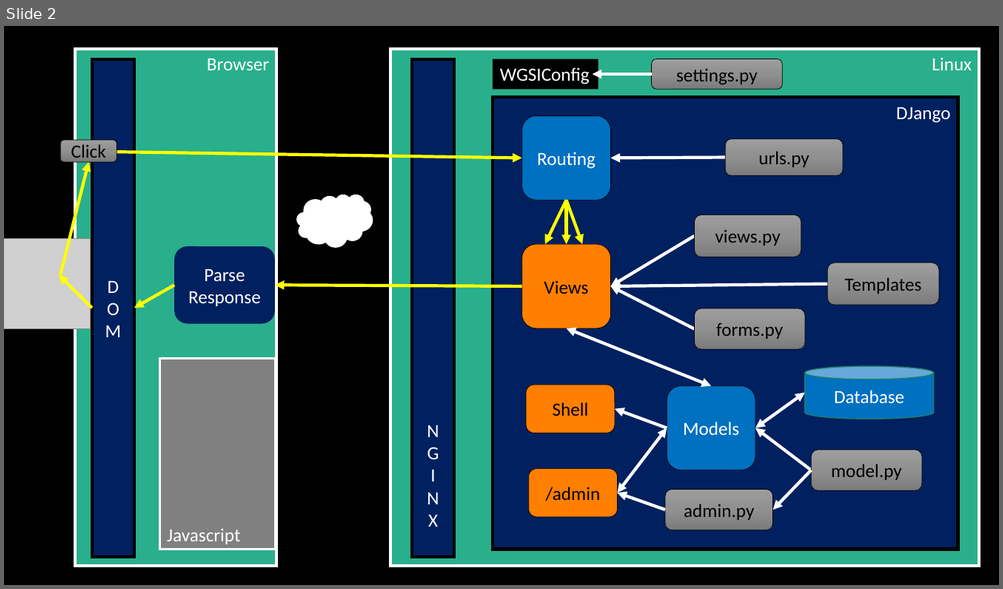
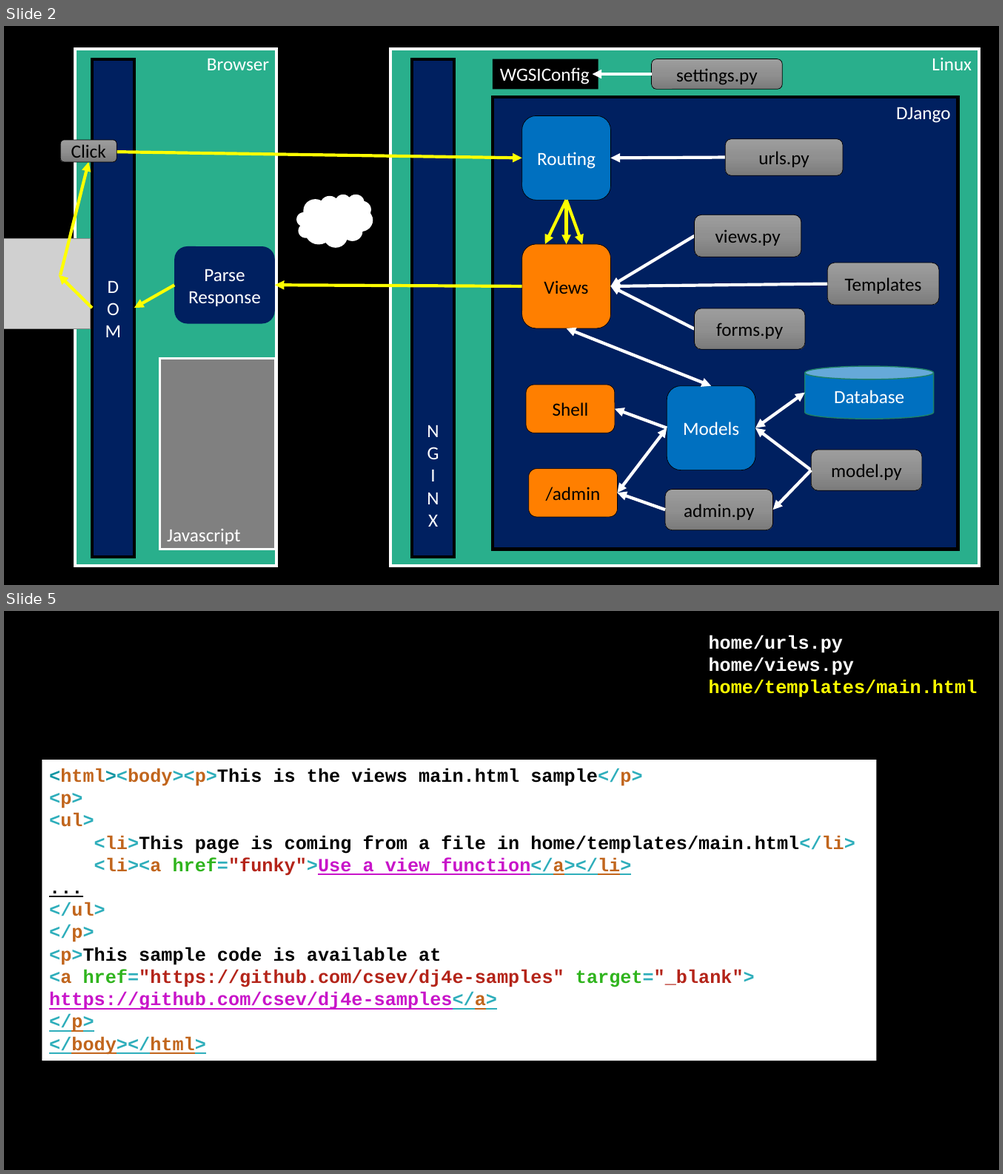
Before and after one commit to csev/dj4e, a slide deck: lectures/DJ-05-Views-Templates.pptx. Shown one above the other, each under a label of ours: slide 2 before the commit, slides 2 and 5 after it; the slides between them are not shown. The pictures are 1003x589 and 1003x1174 pixels, drawn with LibreOffice and Linux fonts; fonts in the diff are those of the drawing; grey boxes stand for pictures; background and template pictures are left out. Boxes give left, top, right and bottom in pixels: in the first picture for what was removed or moved away, otherwise in the second. Text is boxed around its words. In the diff, an @@ line names an element or a change of style, - is before the commit and + after.

```diff
--- a/lectures/DJ-05-Views-Templates.pptx
+++ b/lectures/DJ-05-Views-Templates.pptx
@@ slide 5 added at [4,611,999,1170], background #000000 @@
@@ text added at [708,635,977,698], 18 pt, text #FFFFFF, bold @@
+home/urls.py
+home/views.py
+home/templates/main.html
@@ rectangle added at [42,760,876,1062], fill #FFFFFF, 18 pt, text #000000, bold @@
+<html><body><p>This is the views main.html sample</p>
+<p>
+<ul>
+<li>This page is coming from a file in home/templates/main.html</li>
+<li><a href="funky">Use a view function</a></li>
+...
+</ul>
+</p>
+<p>This sample code is available at
+<a href="https://github.com/csev/dj4e-samples" target="_blank">
+https://github.com/csev/dj4e-samples</a>
+</p>
+</body></html>
```
Also in this commit, not shown: 2 slides changed, 14 other slides added, 1 other file.
